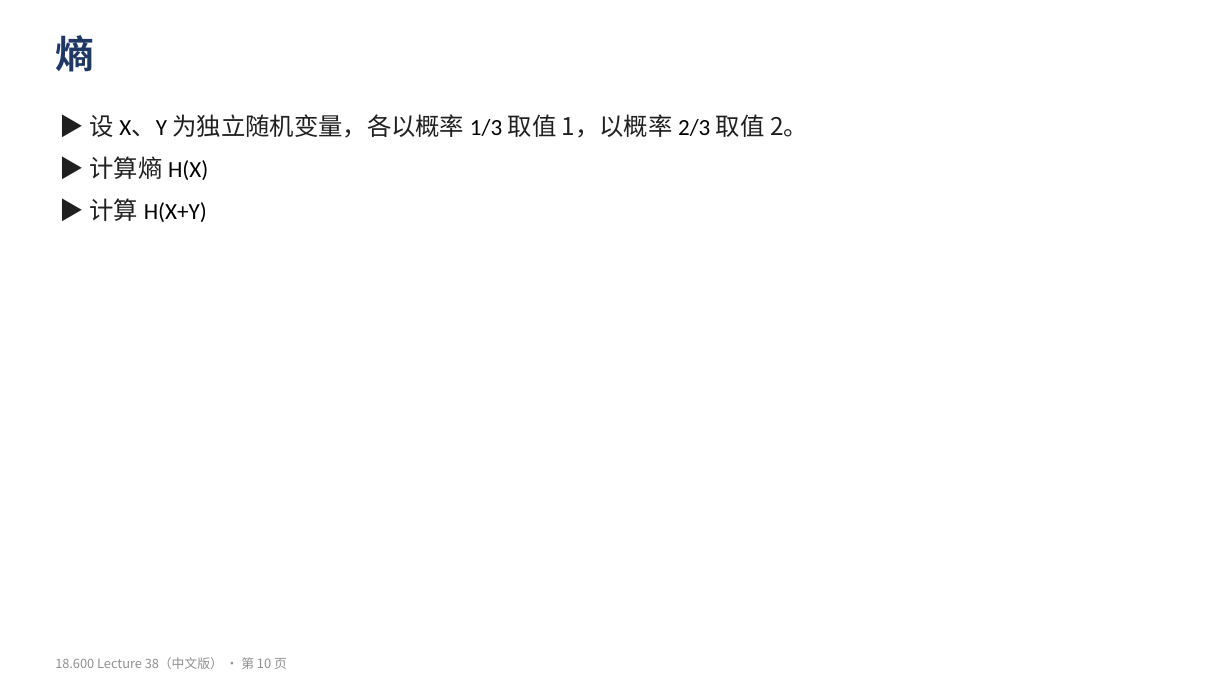
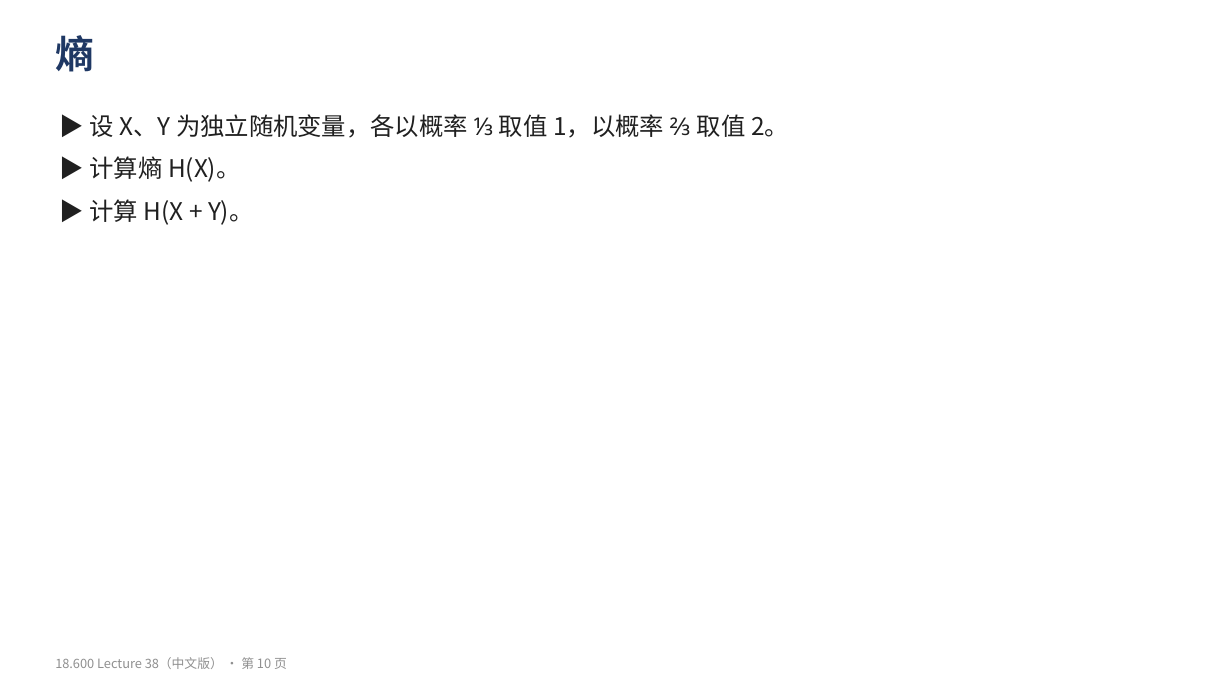
Before and after one commit to yuyangblue/note, a slide deck: slide 10 of 概率论与数理统计/原始材料/MIT18.600/中文版/Lecture38_复习练习_中文.pptx. Drawn at 1232x693 pixels with LibreOffice and Linux fonts; fonts in the diff are those of the drawing. Boxes give left, top, right and bottom in pixels: in the first picture for what was removed or moved away, otherwise in the second. Text is boxed around its words. In the diff, an @@ line names an element or a change of style, - is before the commit and + after.

```diff
--- a/概率论与数理统计/原始材料/MIT18.600/中文版/Lecture38_复习练习_中文.pptx
+++ b/概率论与数理统计/原始材料/MIT18.600/中文版/Lecture38_复习练习_中文.pptx
@@ text at [90, 114, 789, 138]: text changed @@
-▶ 设 X、Y 为独立随机变量，各以概率 1/3 取值 1，以概率 2/3 取值 2。
-▶ 计算熵 H(X)
-▶ 计算 H(X+Y)
+▶ 设 X、Y 为独立随机变量，各以概率 ⅓ 取值 1，以概率 ⅔ 取值 2。
@@ text added at [90, 156, 240, 182], 19 pt, text #202020 @@
+▶ 计算熵 H(X)。
@@ text added at [90, 199, 254, 225], 19 pt, text #202020 @@
+▶ 计算 H(X + Y)。
```
Also in this commit, not shown: 13 other slides changed, 3 other files.
